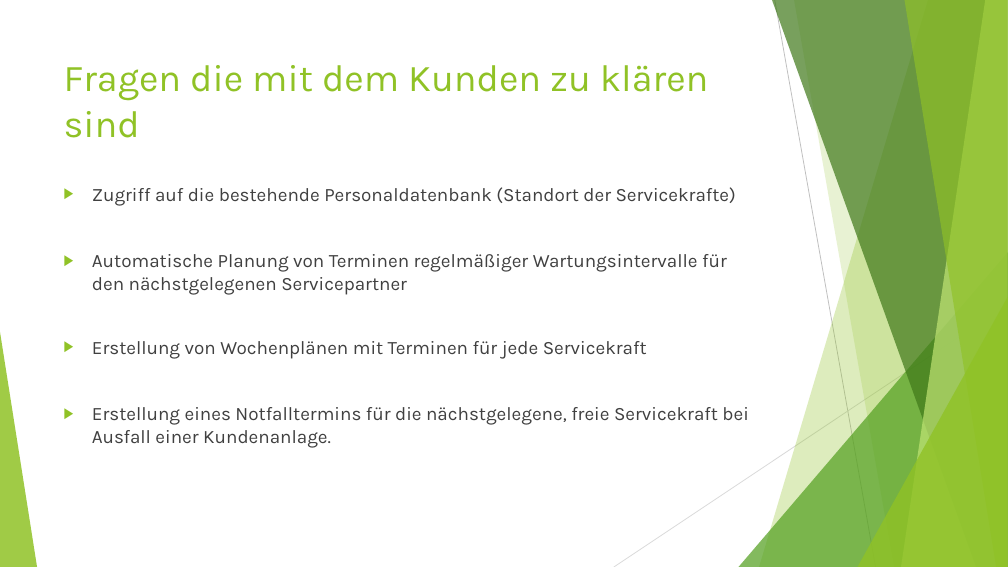
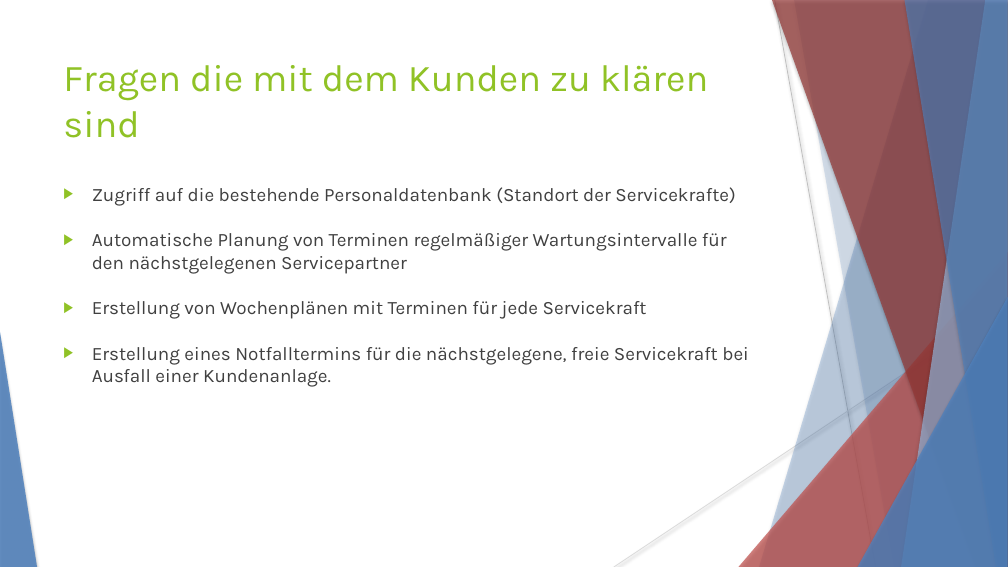
Before and after one commit to jnk111/AI_Praktikum, a slide deck: slide 5 of Aufgaben/P1/Loesung/AIP_Anforderungen.pptx. Drawn at 1008x567 pixels with LibreOffice and Linux fonts; fonts in the diff are those of the drawing. Boxes give left, top, right and bottom in pixels: in the first picture for what was removed or moved away, otherwise in the second. Text is boxed around its words. In the diff, an @@ line names an element or a change of style, - is before the commit and + after.

```diff
--- a/Aufgaben/P1/Loesung/AIP_Anforderungen.pptx
+++ b/Aufgaben/P1/Loesung/AIP_Anforderungen.pptx
@@ freeform shape at (759, 0, 1008, 567): fill #90C226 at 30% opacity to #4F81BD at 30% opacity; shadow on @@
@@ freeform shape at (772, 0, 1008, 567): fill #3F7819 at 70% opacity to #953735 at 70% opacity; shadow on @@
@@ line (775, 0) - (876, 567): stroke #BFBFBF 0.75 pt to #BFBFBF 0.74 pt @@
@@ freeform shape at (794, 0, 1008, 567): fill #90C226 at 20% opacity to #4F81BD at 20% opacity; shadow on; outline redrawn @@
@@ freeform shape at (901, 0, 1008, 567): fill #C0E474 at 70% opacity to #95B3D7 at 70% opacity; shadow on @@
@@ freeform shape at (904, 0, 1008, 567): fill #90C226 at 65% opacity to #4F81BD at 65% opacity; shadow on @@
@@ text "Zugriff auf die bestehende Personaldatenbank ..." at (92, 187, 749, 387): indent changed; less space between paragraphs @@
@@ triangle at (739, 252, 1008, 567): fill #54A021 at 72% opacity to #C0504D at 72% opacity; shadow on @@
@@ triangle at (858, 297, 1008, 567): fill #90C226 at 80% opacity to #4F81BD at 80% opacity; shadow on @@
@@ line (1008, 305) - (614, 567): stroke #D9D9D9 0.75 pt to #D9D9D9 0.74 pt @@
@@ triangle at (0, 332, 37, 567): fill #90C226 at 85% opacity to #4F81BD at 85% opacity; shadow on @@
```
Also in this commit, not shown: 4 other slides changed, 1 other file.
